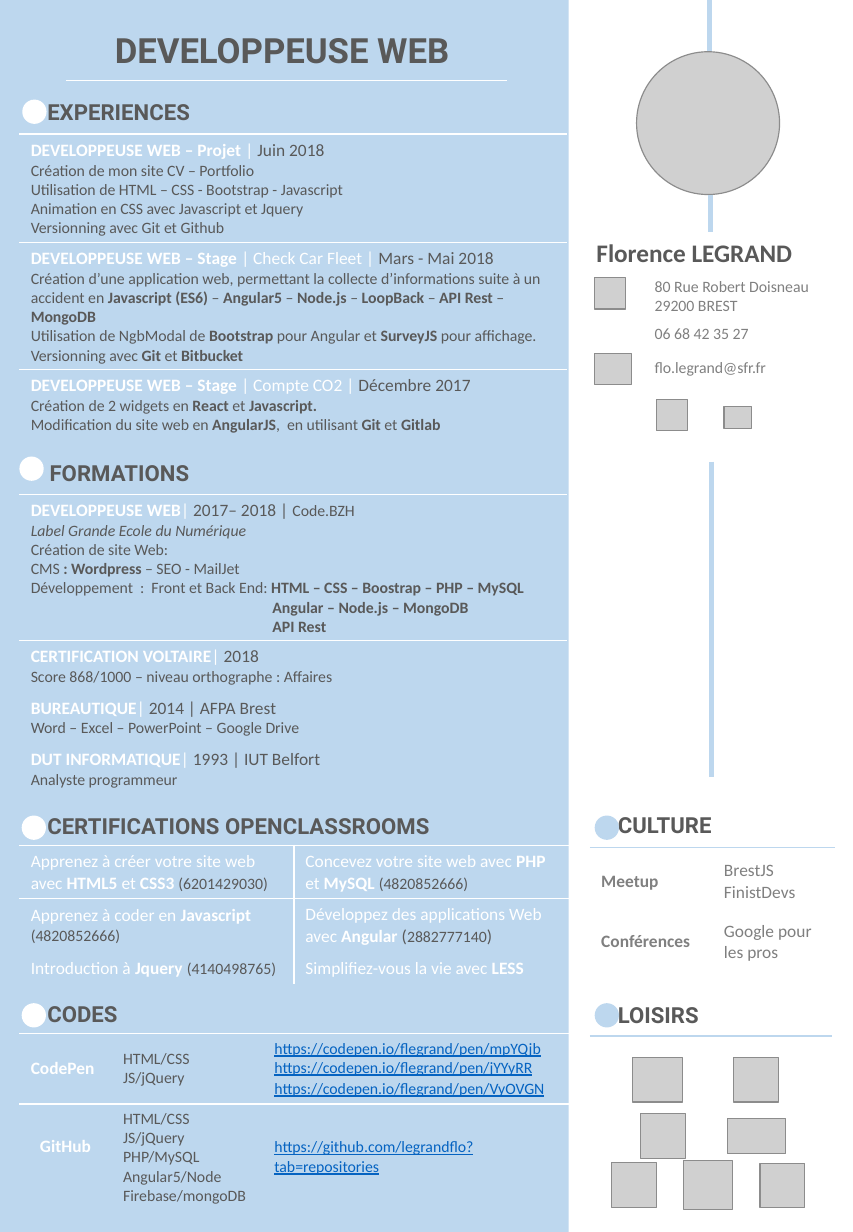
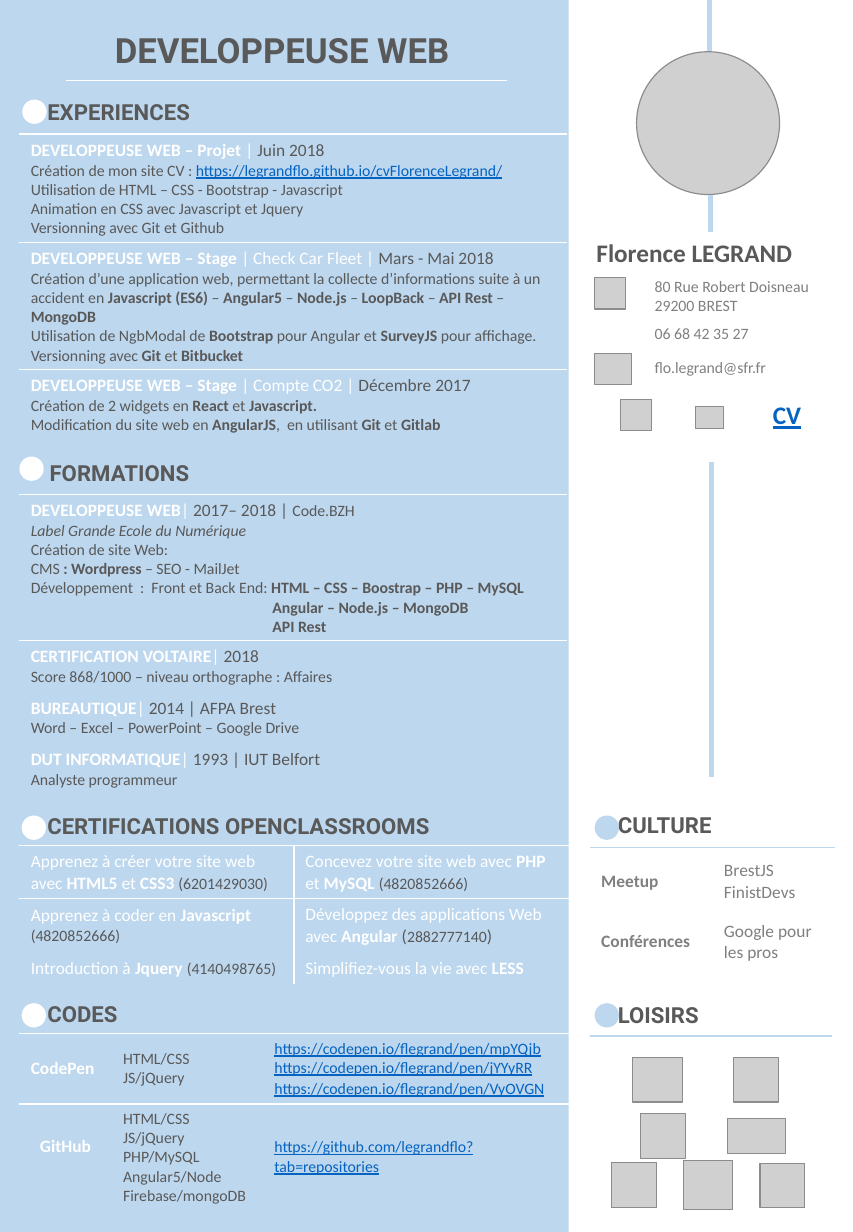
Before and after one commit to legrandflo/cv.com, a slide deck: slide 1 of docs/CVFlorenceLegrand.pptx. Drawn at 853x1232 pixels with LibreOffice and Linux fonts; fonts in the diff are those of the drawing; grey boxes stand for pictures; background and template pictures are left out. Boxes give left, top, right and bottom in pixels: in the first picture for what was removed or moved away, otherwise in the second. Text is boxed around its words. In the diff, an @@ line names an element or a change of style, - is before the commit and + after.

```diff
--- a/docs/CVFlorenceLegrand.pptx
+++ b/docs/CVFlorenceLegrand.pptx
@@ table at box(19, 93, 568, 454) @@
-row 2, column 1: DEVELOPPEUSE WEB – Projet | Juin 2018 / Création de mon site CV – Portfolio / Utilisation de HTML – CSS - Bootstrap - Javascript / Animation en CSS avec Javascript et Jquery / Versionning avec Git et Github
+row 2, column 1: DEVELOPPEUSE WEB – Projet | Juin 2018 / Création de mon site CV : https://legrandflo.github.io/cvFlorenceLegrand/ / Utilisation de HTML – CSS - Bootstrap - Javascript / Animation en CSS avec Javascript et Jquery / Versionning avec Git et Github
@@ picture: place and size @@
-picture at box(656, 399, 688, 431)
+picture at box(620, 399, 652, 431)
@@ picture: place and size @@
-picture at box(724, 406, 752, 429)
+picture at box(696, 406, 723, 429)
@@ text added at box(773, 407, 801, 429), 16 pt, text #0563C1, bold, underline @@
+CV
```
Also in this commit, not shown: 1 other file.
